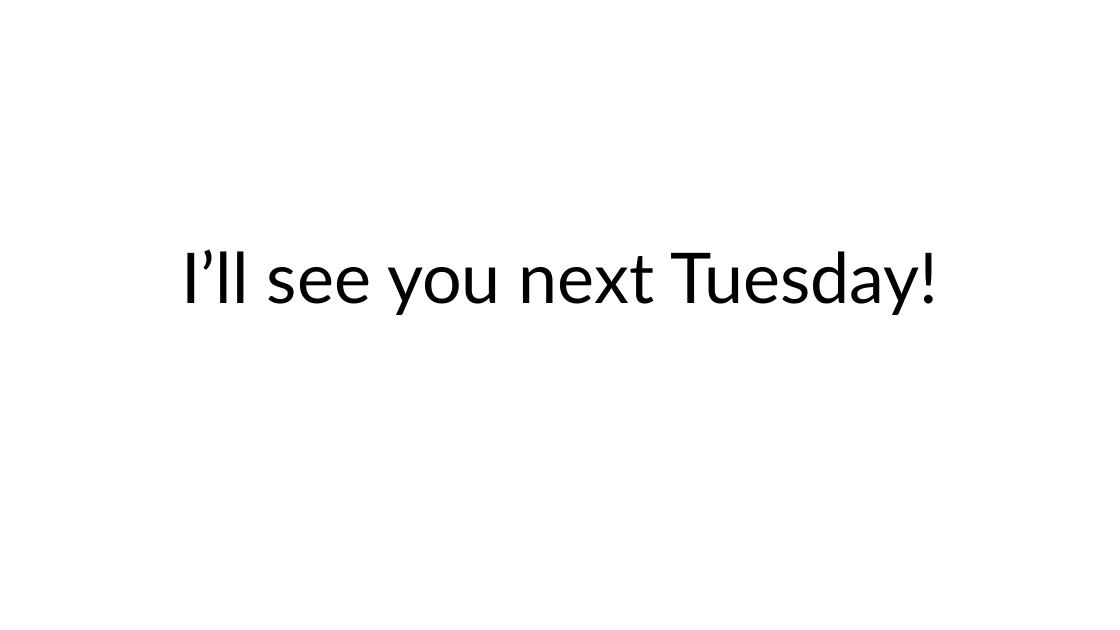
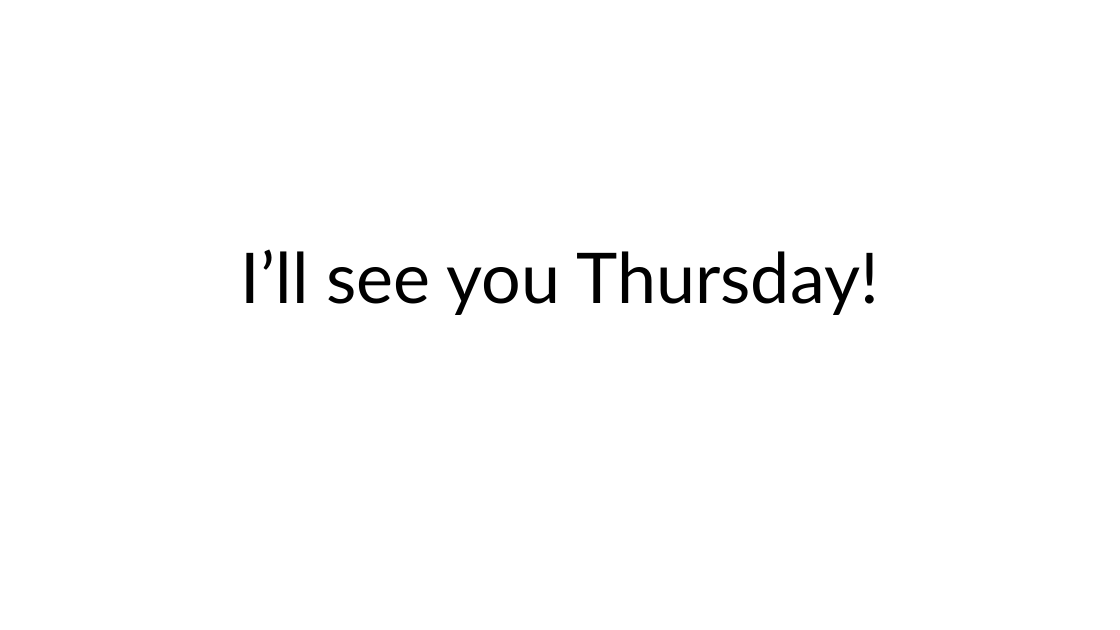
Before and after one commit to professorlynam/csc345, a slide deck: slide 17 of Syllabus Presentation.pptx. Drawn at 1120x630 pixels with LibreOffice and Linux fonts; fonts in the diff are those of the drawing. Boxes give left, top, right and bottom in pixels: in the first picture for what was removed or moved away, otherwise in the second. Text is boxed around its words. In the diff, an @@ line names an element or a change of style, - is before the commit and + after.

```diff
--- a/Syllabus Presentation.pptx
+++ b/Syllabus Presentation.pptx
@@ title at [241, 249, 878, 315]: text changed @@
-I’ll see you next Tuesday!
+I’ll see you Thursday!
```
Also in this commit, not shown: 2 other slides changed, 2 other files.
